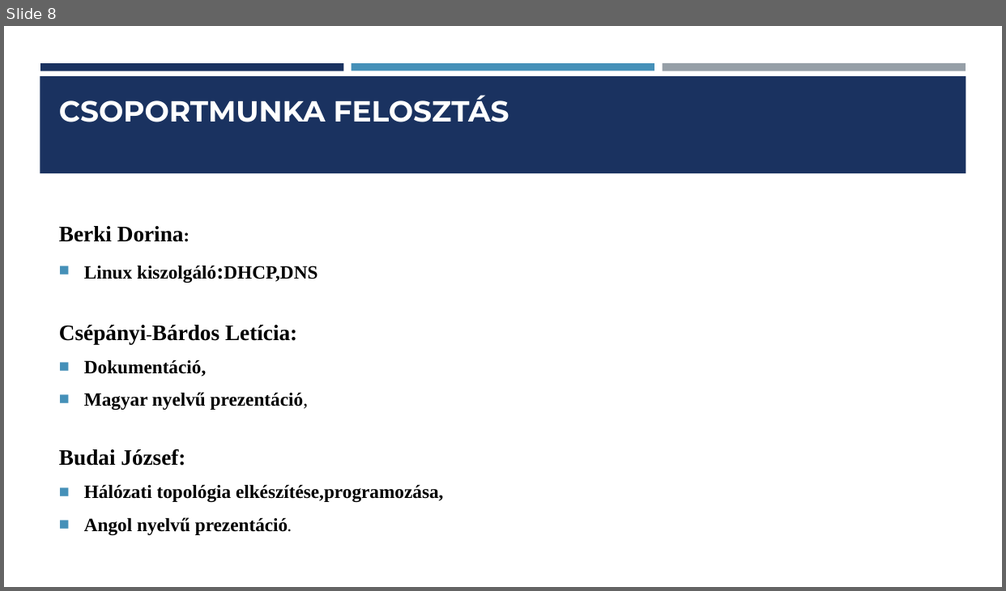
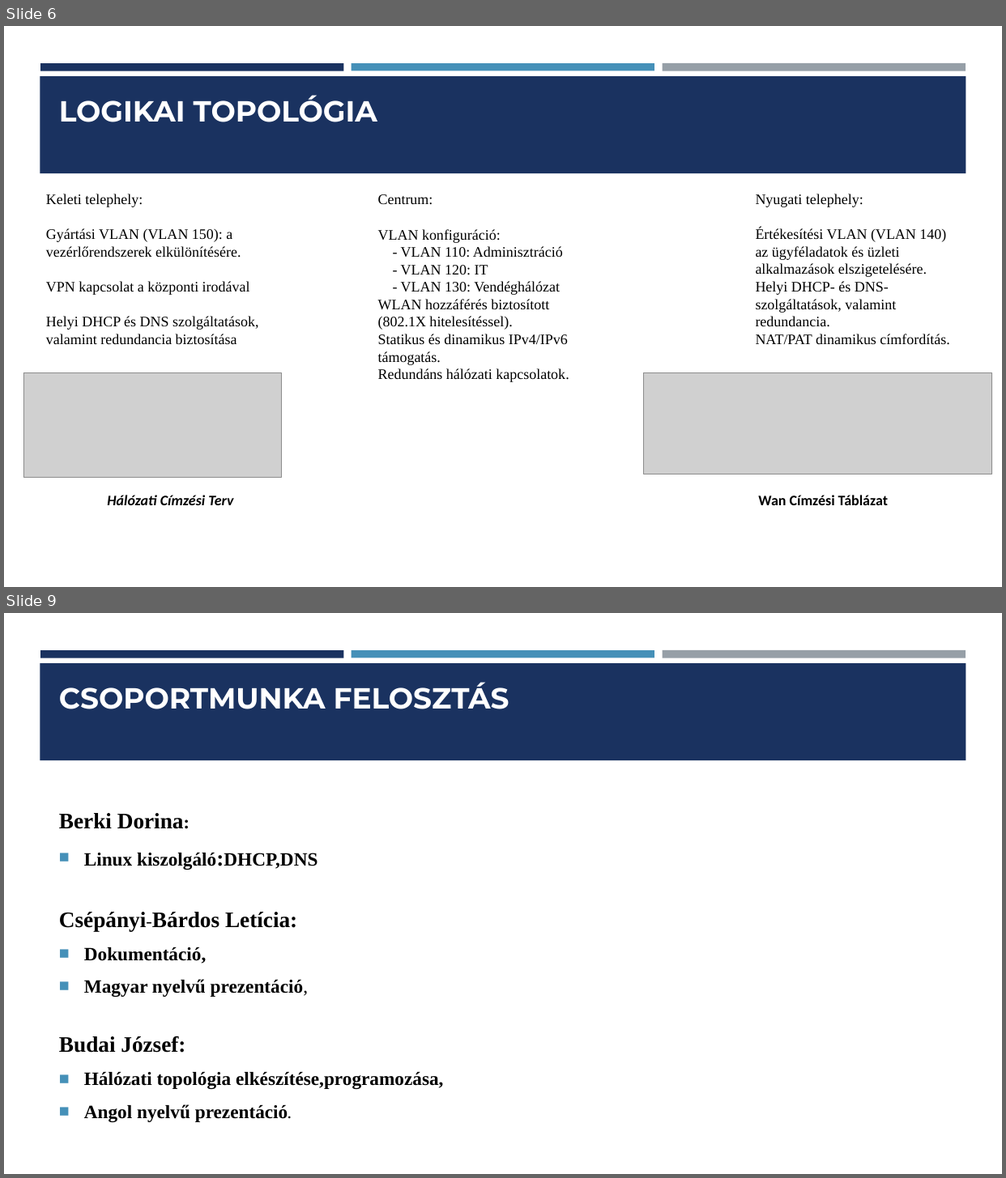
Before and after one commit to Dorina1200/vizsga, a slide deck: vizsga1/Hálózati Infrastruktúra Tervezése és Kivitelezése ppt.pptx. Shown one above the other, each under a label of ours: slide 8 before the commit, slides 6 and 9 after it; the slides between them are not shown. The pictures are 1006x591 and 1006x1178 pixels, drawn with LibreOffice and Linux fonts; fonts in the diff are those of the drawing; grey boxes stand for pictures. Boxes give left, top, right and bottom in pixels: in the first picture for what was removed or moved away, otherwise in the second. Text is boxed around its words. In the diff, an @@ line names an element or a change of style, - is before the commit and + after.

```diff
--- a/vizsga1/Hálózati Infrastruktúra Tervezése és Kivitelezése ppt.pptx
+++ b/vizsga1/Hálózati Infrastruktúra Tervezése és Kivitelezése ppt.pptx
@@ slide 6 added at bbox=[4, 26, 1002, 587], background #FFFFFF; not listed: 4 template elements that a slide beside it also shows @@
@@ title added at bbox=[59, 95, 377, 122], 28 pt, text #FFFFFF, bold @@
+LOGIKAI TOPOLÓGIA
@@ text added at bbox=[46, 194, 258, 344], 14 pt, text #000000 @@
+Keleti telephely:
+Gyártási VLAN (VLAN 150): a vezérlőrendszerek elkülönítésére.
+VPN kapcsolat a központi irodával
+Helyi DHCP és DNS szolgáltatások, valamint redundancia biztosítása
@@ text added at bbox=[378, 194, 569, 382], 14 pt, text #000000 @@
+Centrum:
+VLAN konfiguráció:
+- VLAN 110: Adminisztráció
+- VLAN 120: IT
+- VLAN 130: Vendéghálózat
+WLAN hozzáférés biztosított (802.1X hitelesítéssel).
+Statikus és dinamikus IPv4/IPv6 támogatás.
+Redundáns hálózati kapcsolatok.
@@ text added at bbox=[756, 194, 949, 345], 14 pt, text #000000 @@
+Nyugati telephely:
+Értékesítési VLAN (VLAN 140) az ügyféladatok és üzleti alkalmazások elszigetelésére.
+Helyi DHCP- és DNS-szolgáltatások, valamint redundancia.
+NAT/PAT dinamikus címfordítás.
@@ picture added at bbox=[23, 373, 281, 477] @@
@@ picture added at bbox=[644, 373, 992, 474] @@
@@ text added at bbox=[107, 495, 233, 506], 14 pt, text #000000, bold, italic @@
+Hálózati Címzési Terv
@@ text added at bbox=[758, 495, 888, 506], 14 pt, text #000000, bold @@
+Wan Címzési Táblázat
@@ what was slide 8 is now slide 9 @@
```
Also in this commit, not shown: 2 slides changed, 2 other slides added, 2 slides removed, 1 other file.
